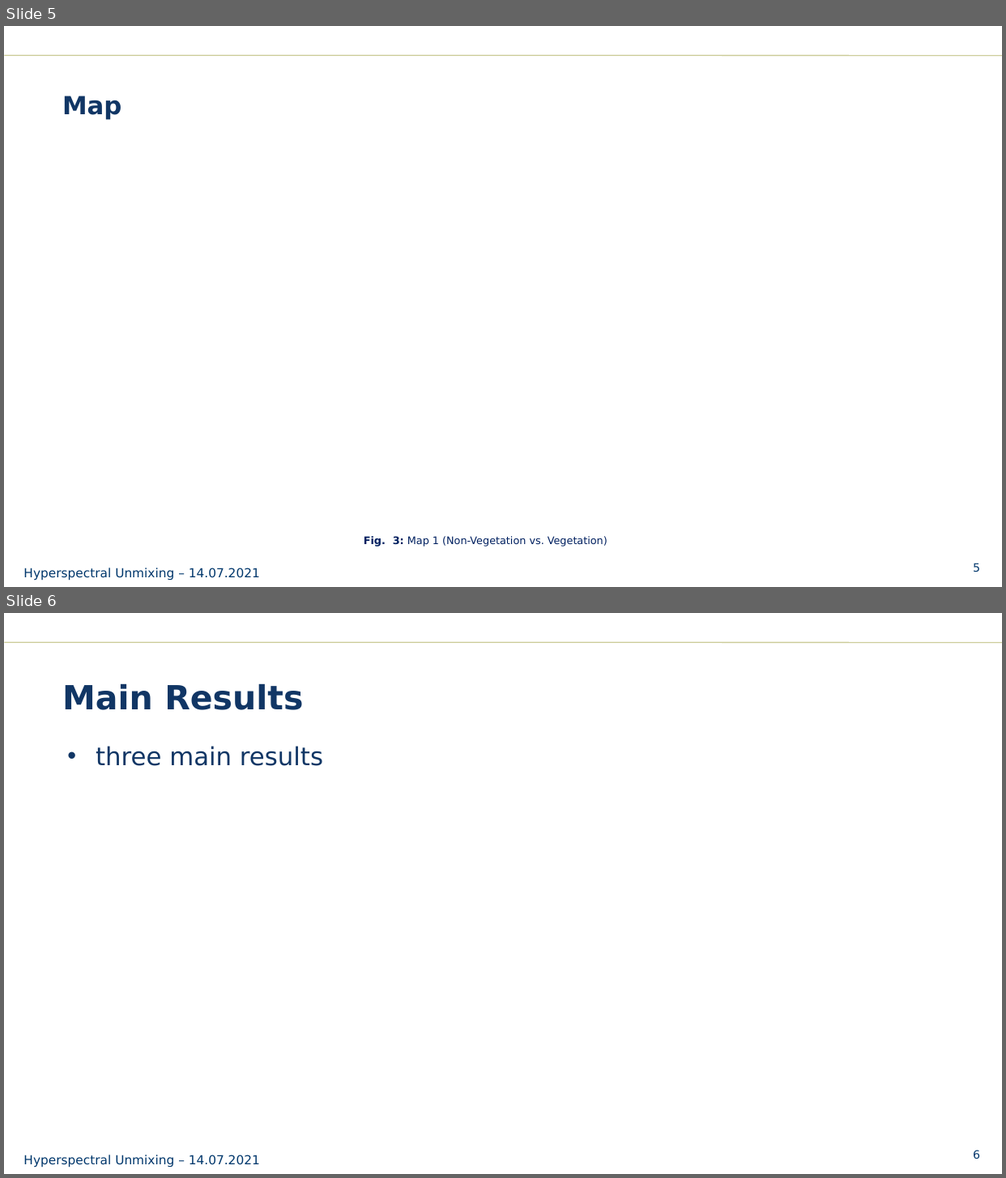
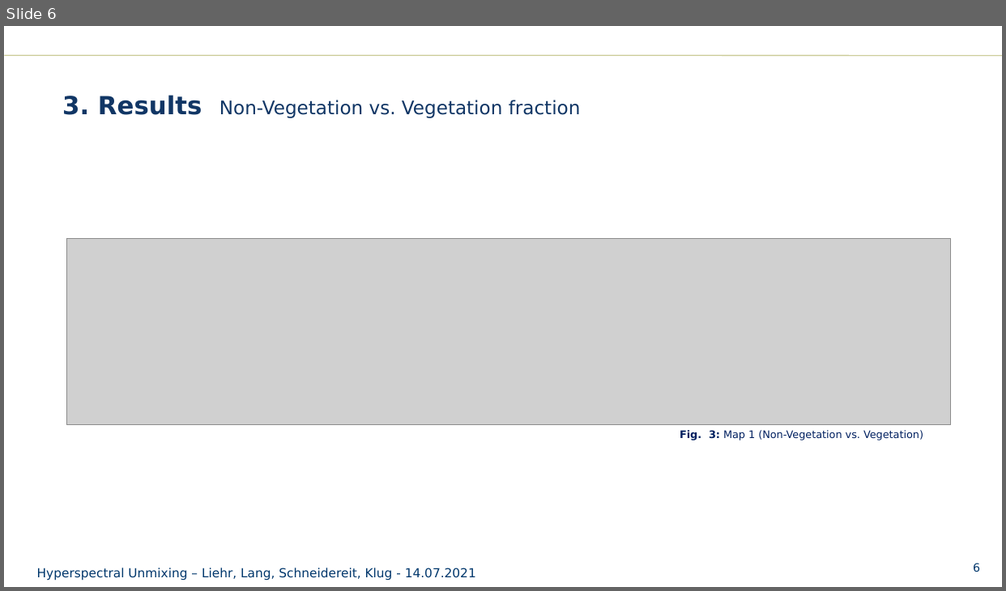
Before and after one commit to schneidereits/EO_hyperspec_hub, a slide deck: presentation/EO2020_hyperspec_presentation.pptx. Shown one above the other, each under a label of ours: slides 5 and 6 before the commit, slide 6 after it. The pictures are 1006x1178 and 1006x591 pixels, drawn with LibreOffice and Linux fonts; fonts in the diff are those of the drawing; grey boxes stand for pictures; background and template pictures are left out. Boxes give left, top, right and bottom in pixels: in the first picture for what was removed or moved away, otherwise in the second. Text is boxed around its words. In the diff, an @@ line names an element or a change of style, - is before the commit and + after.

```diff
--- a/presentation/EO2020_hyperspec_presentation.pptx
+++ b/presentation/EO2020_hyperspec_presentation.pptx
@@ slide 6 removed at [4,613,1002,1174], background #FFFFFF; not listed: 2 template elements that a slide beside it also shows @@
@@ title removed at [55,673,916,723] @@
-Main Results
@@ text removed at [96,746,323,766] @@
-• three main results
@@ text removed at [23,1155,260,1168] @@
-Hyperspectral Unmixing – 14.07.2021
@@ what was slide 5 is now slide 6 @@
@@ slide 6 changed as well @@
@@ title at [62,95,581,118]: text changed; size 24 to 18 pt; bold off @@
-Map
+3. Results Non-Vegetation vs. Vegetation fraction
@@ picture added at [67,238,951,425] @@
@@ text "Fig. 3: Map 1 (Non-Vegetation ...": place and size @@
-text "Fig. 3: Map 1 (Non-Vegetation ..." at [364,536,607,547]
+text "Fig. 3: Map 1 (Non-Vegetation ..." at [680,430,923,441]
@@ text at [37,568,476,581]: text changed @@
-Hyperspectral Unmixing – 14.07.2021
+Hyperspectral Unmixing – Liehr, Lang, Schneidereit, Klug - 14.07.2021
@@ page number at [973,563,980,573]: text changed @@
-5
+6
```
Also in this commit, not shown: 4 other slides changed, 6 slides added, 2 other slides removed, 1 other file.
